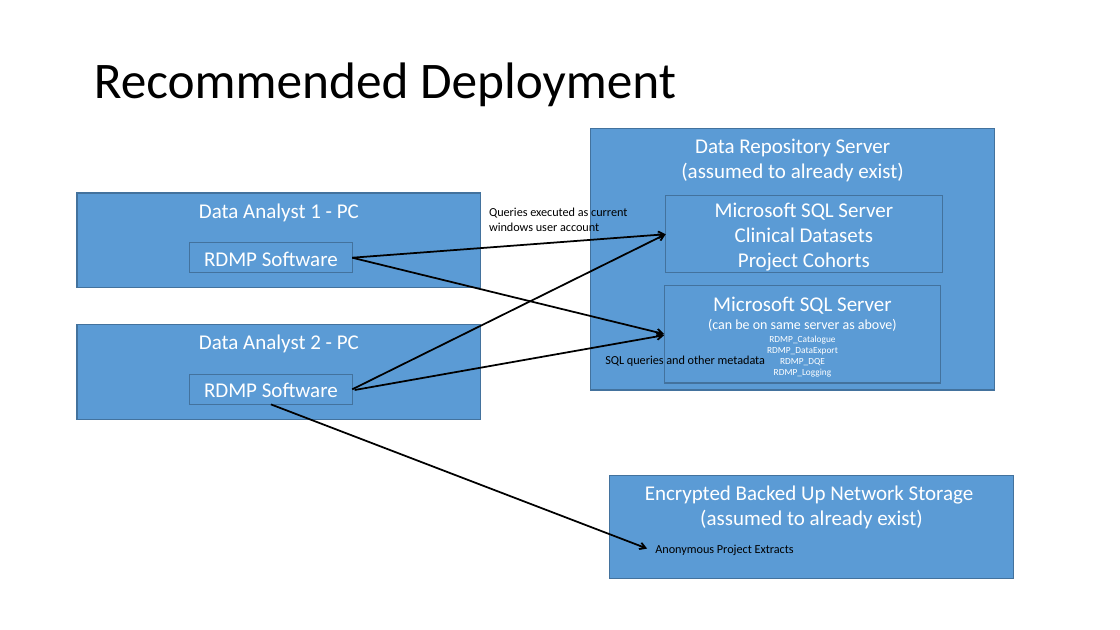
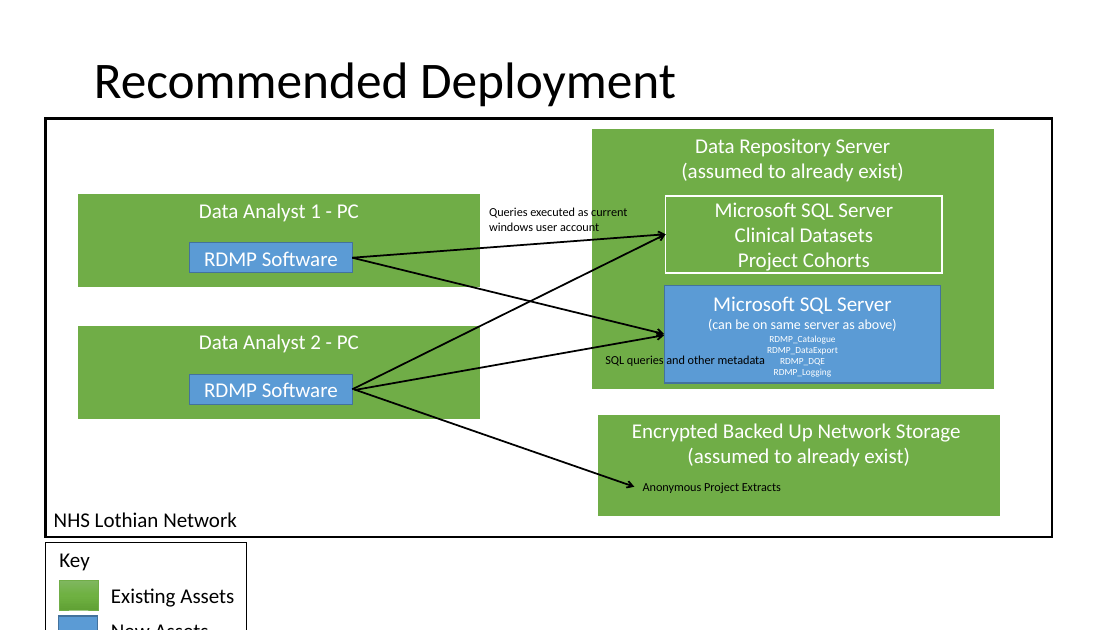
Before and after one commit to HicServices/RDMP, a slide deck: slide 2 of Documentation/RDMPUniverse.pptx. Drawn at 1120x630 pixels with LibreOffice and Linux fonts; fonts in the diff are those of the drawing. Boxes give left, top, right and bottom in pixels: in the first picture for what was removed or moved away, otherwise in the second. Text is boxed around its words. In the diff, an @@ line names an element or a change of style, - is before the commit and + after.

```diff
--- a/Documentation/RDMPUniverse.pptx
+++ b/Documentation/RDMPUniverse.pptx
@@ rectangle added at bbox=[45, 118, 1052, 537], fill #FFFFFF, outline #000000 2.25 pt @@
@@ arrow moved from (271, 404) - (647, 549) to (354, 390) - (634, 487) @@
@@ fill #5B9BD5 to #70AD47; outline #43739E 1 pt to #FFFFFF 1.5 pt in 5 elements at bbox=[77, 324, 481, 419], bbox=[591, 129, 995, 391], bbox=[665, 196, 942, 273], bbox=[77, 193, 481, 288], bbox=[597, 413, 1001, 517] @@
@@ rectangle "Encrypted Backed Up Network Storage ...": place and size @@
-rectangle "Encrypted Backed Up Network Storage ..." at bbox=[610, 476, 1013, 579]
+rectangle "Encrypted Backed Up Network Storage ..." at bbox=[597, 413, 1001, 517]
@@ text "Anonymous Project Extracts": place and size @@
-text "Anonymous Project Extracts" at bbox=[655, 545, 794, 555]
+text "Anonymous Project Extracts" at bbox=[643, 482, 781, 493]
@@ text added at bbox=[54, 512, 237, 527], 18 pt, text #000000 @@
+NHS Lothian Network
@@ group added at bbox=[45, 543, 263, 630]: 3 rectangles, 3 texts @@
+Key
+Existing Assets
+New Assets
```
Also in this commit, not shown: 1 other slide changed, 8 other files.
